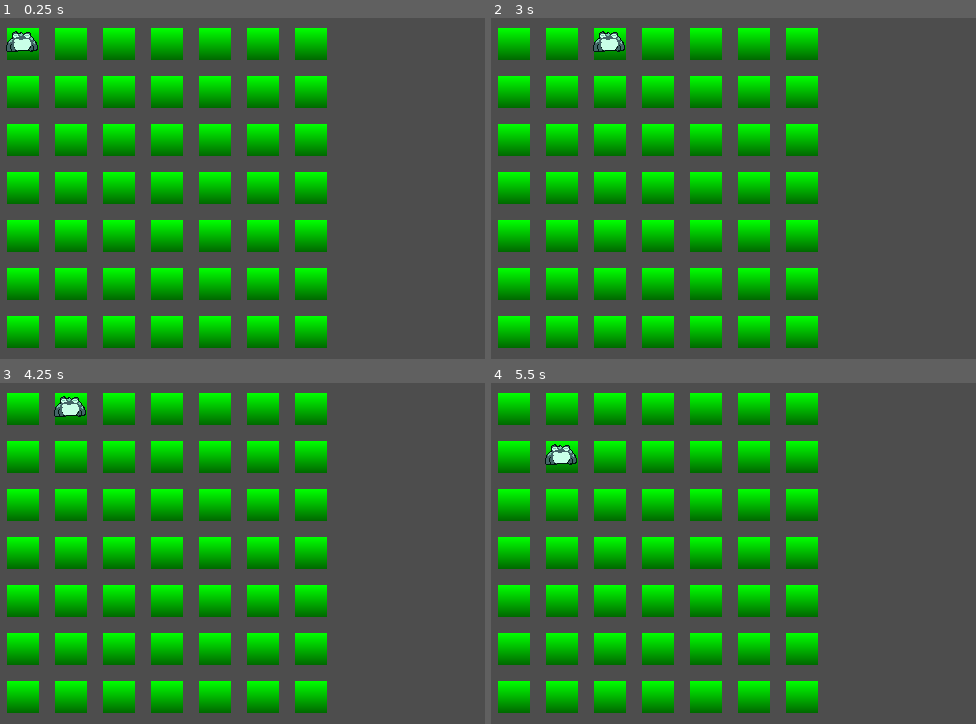
Above: before the commit, frames 1-4 (two rows, left to right).
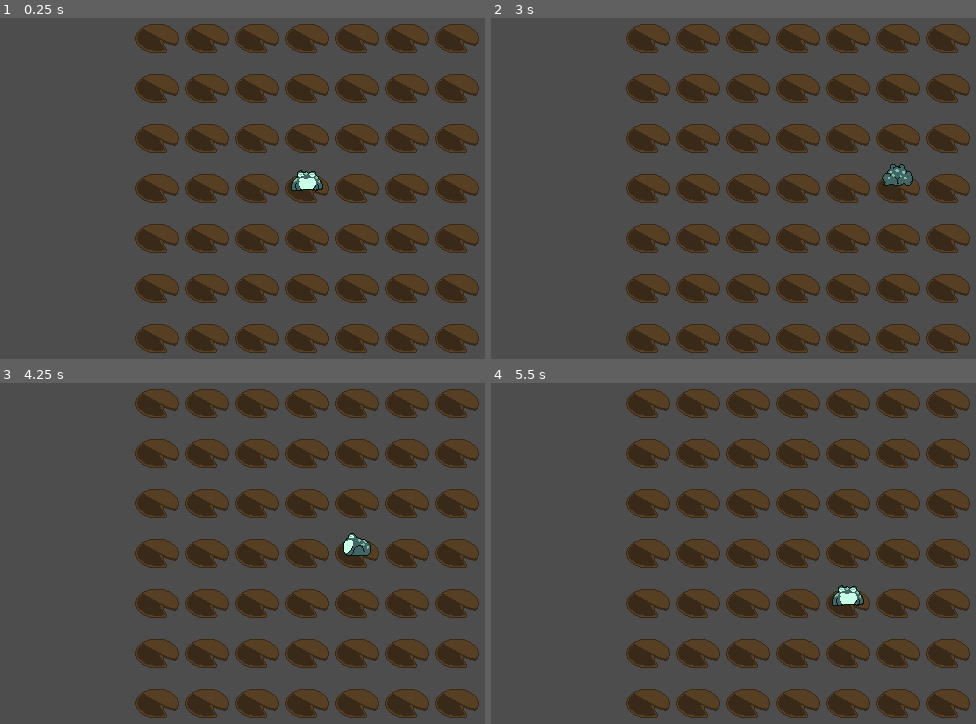
Above: after the commit, the same moments.

Repository: ba6er/ggj26-frog
Game: Godot game, scene res://scene/world.tscn
The game is run twice, just before and just after one commit, with the same random seed, the same clock (stepped at 60 frames per second) and the same inputs.
Inputs:
- Up to frame 1 (0.25 s): no input
- Up to frame 2 (3 s): tap Enter at 0.5, 2 s; hold D (move_right) 0.53-1.28 s; tap Space at 1.25, 2.75 s; hold S (move_down) 1.28-2.03 s; hold D (move_right) 2.03-2.78 s; hold W (move_up) from 2.78 s (still down)
- Up to frame 3 (4.25 s): tap Enter at 3.5 s; release W (move_up) at 3.53 s; hold A (move_left) from 3.53 s (still down)
- Up to frame 4 (5.5 s): tap Space at 4.25 s; release A (move_left) at 5.03 s; hold S (move_down) from 5.03 s (still down)

The runs differ from the first frame. In frame 1, 48% of the frame differs, in the area x 1-99%, y 1-99%; in frame 2, 48%; in frame 3, 48%; in frame 4, 48%.

Commit message:
basic frog jump

Diff:
--- a/project.godot
+++ b/project.godot
@@ -19,7 +19,7 @@
 
 window/size/viewport_width=640
 window/size/viewport_height=360
-window/stretch/mode="viewport"
+window/stretch/mode="canvas_items"
 window/stretch/scale_mode="integer"
 
 [input]
@@ -59,3 +59,5 @@
 rendering_device/driver.windows="d3d12"
 renderer/rendering_method="gl_compatibility"
 renderer/rendering_method.mobile="gl_compatibility"
+2d/snap/snap_2d_transforms_to_pixel=true
+2d/snap/snap_2d_vertices_to_pixel=true
--- a/scene/frog.gd
+++ b/scene/frog.gd
@@ -1,19 +1,69 @@
 extends Node2D
+class_name Frog
 
+enum Direction {LEFT, RIGHT, UP, DOWN}
+
+@export var jump_duration: float = 0.3
+@export var on_maze: Vector2i = Vector2i(0, 0)
+@export var dir: Direction = Direction.DOWN
+
+var can_move := true
+var jump_transition : Array[Tween.TransitionType] = [
+	Tween.TRANS_CUBIC,
+	Tween.TRANS_CUBIC,
+	Tween.TRANS_BACK,
+	Tween.TRANS_BACK,
+]
+var jump_easings : Array[Tween.EaseType] = [
+	Tween.EASE_OUT,
+	Tween.EASE_OUT,
+	Tween.EASE_OUT,
+	Tween.EASE_IN,
+]
+
+@onready var sprite: Sprite2D = $sprite
 @onready var maze: LilyMaze = get_parent()
 
-# Called when the node enters the scene tree for the first time.
+func try_to_move(new_dir: Direction) -> void:
+	if new_dir == Direction.LEFT and on_maze.x > 0:
+		on_maze.x -= 1
+	if new_dir == Direction.RIGHT and on_maze.x < maze.size.x - 1:
+		on_maze.x += 1
+	if new_dir == Direction.UP and on_maze.y > 0:
+		on_maze.y -= 1
+	if new_dir == Direction.DOWN and on_maze.y < maze.size.y - 1:
+		on_maze.y += 1
+	dir = new_dir
+	sprite.frame = dir
+
+	var new_pos := maze_pos_to_real_pos()
+	if new_pos == position:
+		return
+
+	can_move = false
+	var tw := create_tween()
+	tw.set_trans(jump_transition[dir])
+	tw.set_ease(jump_easings[dir])
+	tw.tween_property(self, "position", new_pos, jump_duration)
+	await tw.finished
+	can_move = true
+
+func maze_pos_to_real_pos() -> Vector2:
+	return Vector2(maze.gap.x * on_maze.x, maze.gap.y * on_maze.y)
+
 func _ready() -> void:
-	pass # Replace with function body.
+	sprite.frame = dir
+	position = maze_pos_to_real_pos()
 
+func _process(_delta: float) -> void:
+	if can_move == false:
+		return
 
-# Called every frame. 'delta' is the elapsed time since the previous frame.
-func _process(delta: float) -> void:
 	if Input.is_action_just_pressed("move_left"):
-		position.x -= maze.maze_gap_x
+		try_to_move(Direction.LEFT)
 	if Input.is_action_just_pressed("move_right"):
-		position.x += maze.maze_gap_x
+		try_to_move(Direction.RIGHT)
 	if Input.is_action_just_pressed("move_up"):
-		position.y -= maze.maze_gap_y
+		try_to_move(Direction.UP)
 	if Input.is_action_just_pressed("move_down"):
-		position.y += maze.maze_gap_y
+		try_to_move(Direction.DOWN)
--- a/scene/frog.tscn
+++ b/scene/frog.tscn
@@ -1,12 +1,14 @@
 [gd_scene format=3 uid="uid://dmpomddpcbikx"]
 
-[ext_resource type="Texture2D" uid="uid://opalro68340g" path="res://asset/frog_idle.png" id="1_67h04"]
 [ext_resource type="Script" uid="uid://dp3mlormo046p" path="res://scene/frog.gd" id="1_av2mw"]
+[ext_resource type="Texture2D" uid="uid://bcs78y7ryqaka" path="res://asset/frog.png" id="2_av2mw"]
 
 [node name="frog" type="Node2D" unique_id=1608169639]
 z_index = 1
 script = ExtResource("1_av2mw")
 
 [node name="sprite" type="Sprite2D" parent="." unique_id=1145529085]
-position = Vector2(-1, 0)
-texture = ExtResource("1_67h04")
+position = Vector2(0, -6)
+texture = ExtResource("2_av2mw")
+hframes = 4
+frame = 3
--- a/scene/lilypad.tscn
+++ b/scene/lilypad.tscn
@@ -1,19 +1,10 @@
 [gd_scene format=3 uid="uid://cus5mviwkndke"]
 
 [ext_resource type="Script" uid="uid://bamseqfp8wnrg" path="res://scene/lilypad.gd" id="1_gwrpx"]
-
-[sub_resource type="Gradient" id="Gradient_w6dnu"]
-colors = PackedColorArray(0, 0.41568628, 0, 1, 0, 1, 0, 1)
-
-[sub_resource type="GradientTexture2D" id="GradientTexture2D_gwrpx"]
-gradient = SubResource("Gradient_w6dnu")
-width = 32
-height = 32
-fill_from = Vector2(0, 1)
-fill_to = Vector2(0, 0)
+[ext_resource type="Texture2D" uid="uid://b4da6yq15k2xp" path="res://asset/lopoc_smedi.png" id="2_yvwqb"]
 
 [node name="lilypad" type="Node2D" unique_id=1552020283]
 script = ExtResource("1_gwrpx")
 
 [node name="sprite" type="Sprite2D" parent="." unique_id=338000714]
-texture = SubResource("GradientTexture2D_gwrpx")
+texture = ExtResource("2_yvwqb")
--- a/scene/maze.gd
+++ b/scene/maze.gd
@@ -1,28 +1,25 @@
 extends Node2D
 class_name LilyMaze
 
-@export var maze_width: int = 7
-@export var maze_height: int = 7
-@export var maze_gap_x: int = 48
-@export var maze_gap_y: int = 48
+@export var size: Vector2i = Vector2i(7, 7)
+@export var gap: Vector2i = Vector2i(50, 50)
 
 const LILY_PREFAB := preload("res://scene/lilypad.tscn")
 var lily_pads: Array[Array]
 
 func _ready() -> void:
 	var lily_pos = Vector2(0, 0)
-	lily_pads.resize(maze_height)
-	for i in maze_height:
-		lily_pads[i].resize(maze_width)
-		for j in maze_width:
+	lily_pads.resize(size.y)
+	for i in size.y:
+		lily_pads[i].resize(size.x)
+		for j in size.x:
 			var lp = LILY_PREFAB.instantiate() as LilyPad
 			lp.position = lily_pos
 			lily_pads[i][j] = lp
 			add_child(lp)
-			lily_pos.x += maze_gap_x
-		lily_pos.y += maze_gap_y
+			lily_pos.x += gap.x
+		lily_pos.y += gap.y
 		lily_pos.x = 0
 
-# Called every frame. 'delta' is the elapsed time since the previous frame.
 func _process(delta: float) -> void:
 	pass
--- a/scene/world.tscn
+++ b/scene/world.tscn
@@ -5,4 +5,9 @@
 [node name="world" type="Node2D" unique_id=1405661508]
 
 [node name="maze" parent="." unique_id=1893085999 instance=ExtResource("1_pjass")]
-position = Vector2(36, 36)
+position = Vector2(170, 30)
+
+[node name="frog" parent="maze" index="0" unique_id=1608169639]
+on_maze = Vector2i(3, 3)
+
+[editable path="maze"]
Binary file added: asset/frog.png
Not shown, added: asset/frog.png.import
Binary file added: asset/lopoc_smedi.png
Not shown, added: asset/lopoc_smedi.png.import
